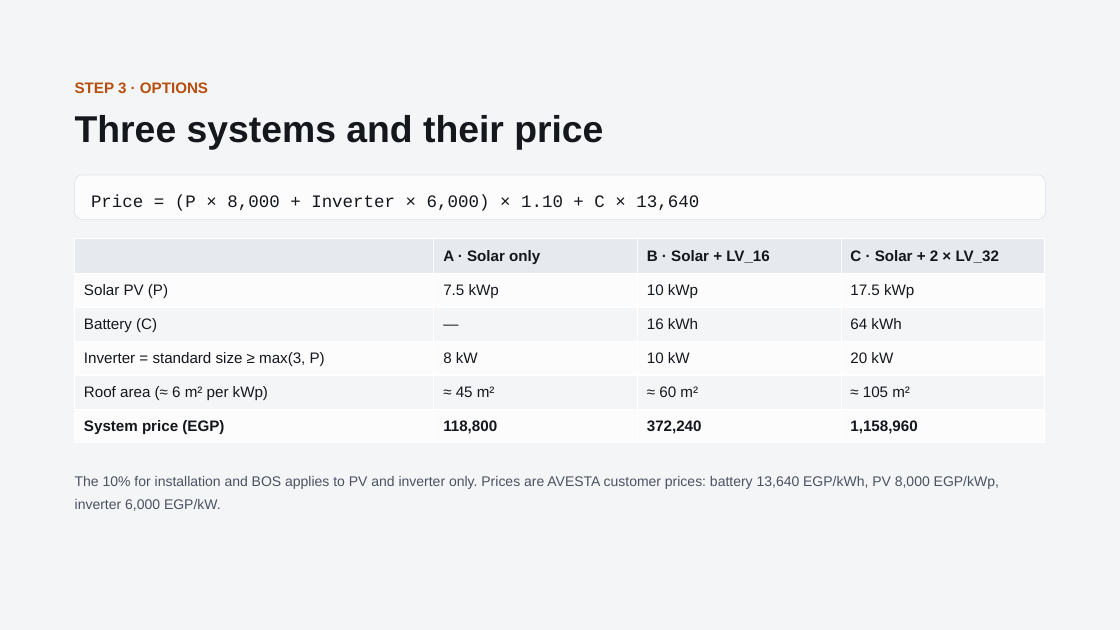
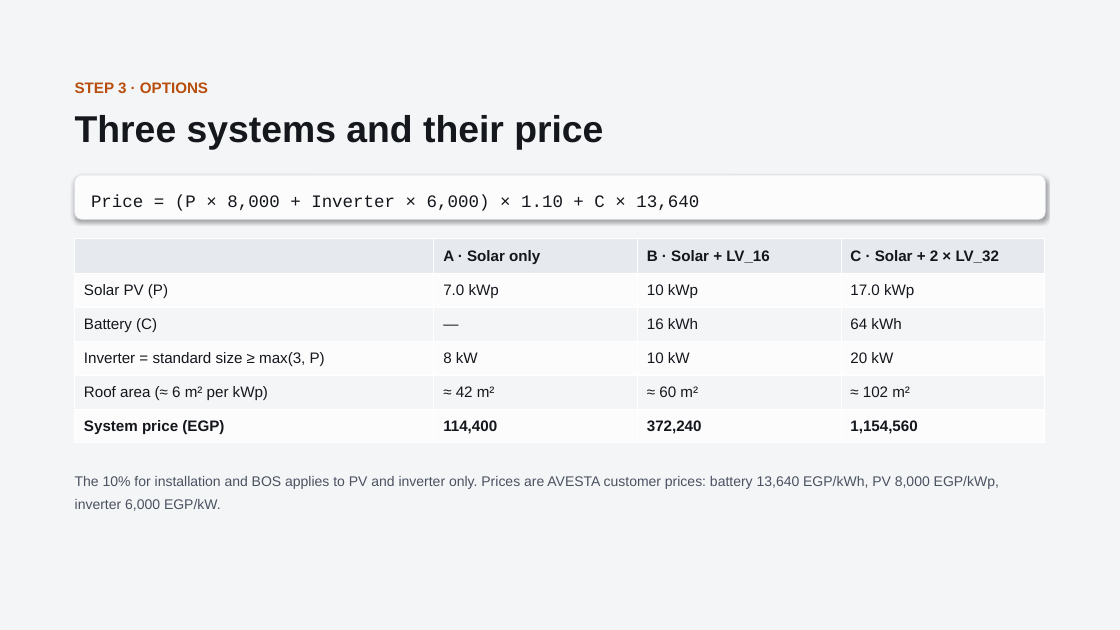
Before and after one commit to boodyelkady1998-sudo/avesta-bess-sizing-tool, a slide deck: slide 5 of El_Mo3alem_Juice_Shop_Solar_BESS.pptx. Drawn at 1120x630 pixels with LibreOffice and Linux fonts; fonts in the diff are those of the drawing. Boxes give left, top, right and bottom in pixels: in the first picture for what was removed or moved away, otherwise in the second. Text is boxed around its words. In the diff, an @@ line names an element or a change of style, - is before the commit and + after.

```diff
--- a/El_Mo3alem_Juice_Shop_Solar_BESS.pptx
+++ b/El_Mo3alem_Juice_Shop_Solar_BESS.pptx
@@ rounded rectangle at [75,175,1046,219]: shadow on @@
@@ table at [75,238,1044,441] @@
-row 2, column 2: 7.5 kWp
+row 2, column 2: 7.0 kWp
-row 2, column 4: 17.5 kWp
+row 2, column 4: 17.0 kWp
-row 5, column 2: ≈ 45 m²
+row 5, column 2: ≈ 42 m²
-row 5, column 4: ≈ 105 m²
+row 5, column 4: ≈ 102 m²
-row 6, column 2: 118,800
+row 6, column 2: 114,400
-row 6, column 4: 1,158,960
+row 6, column 4: 1,154,560
```
Also in this commit, not shown: 8 other slides changed, 2 slides added.
